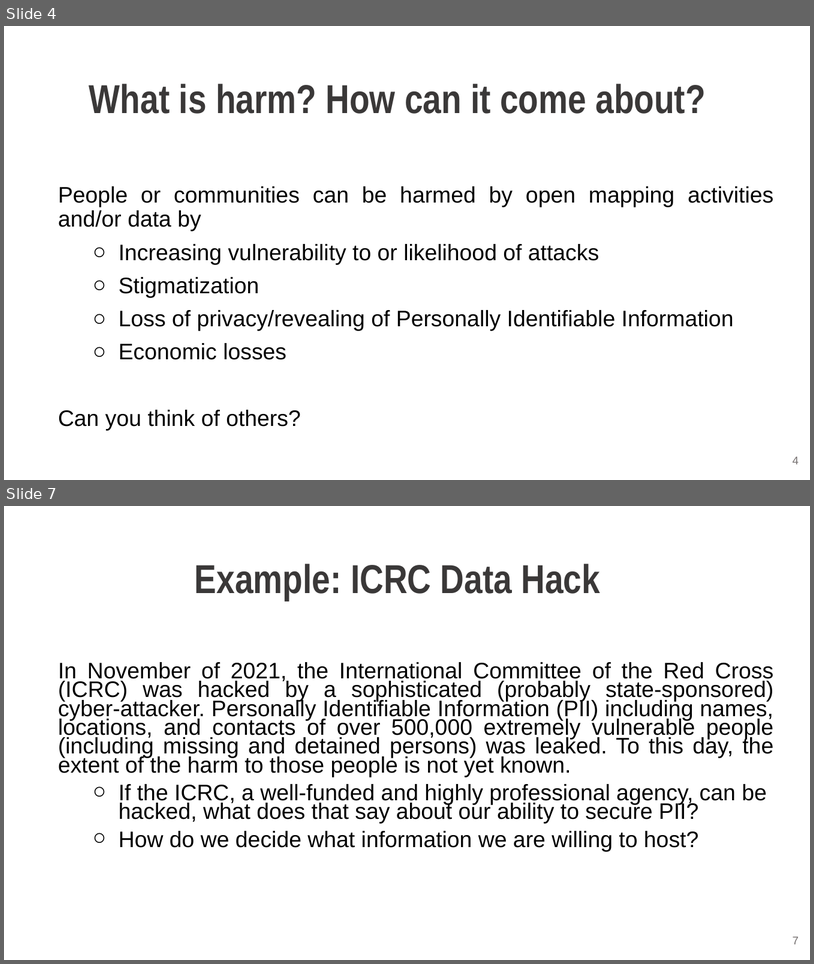
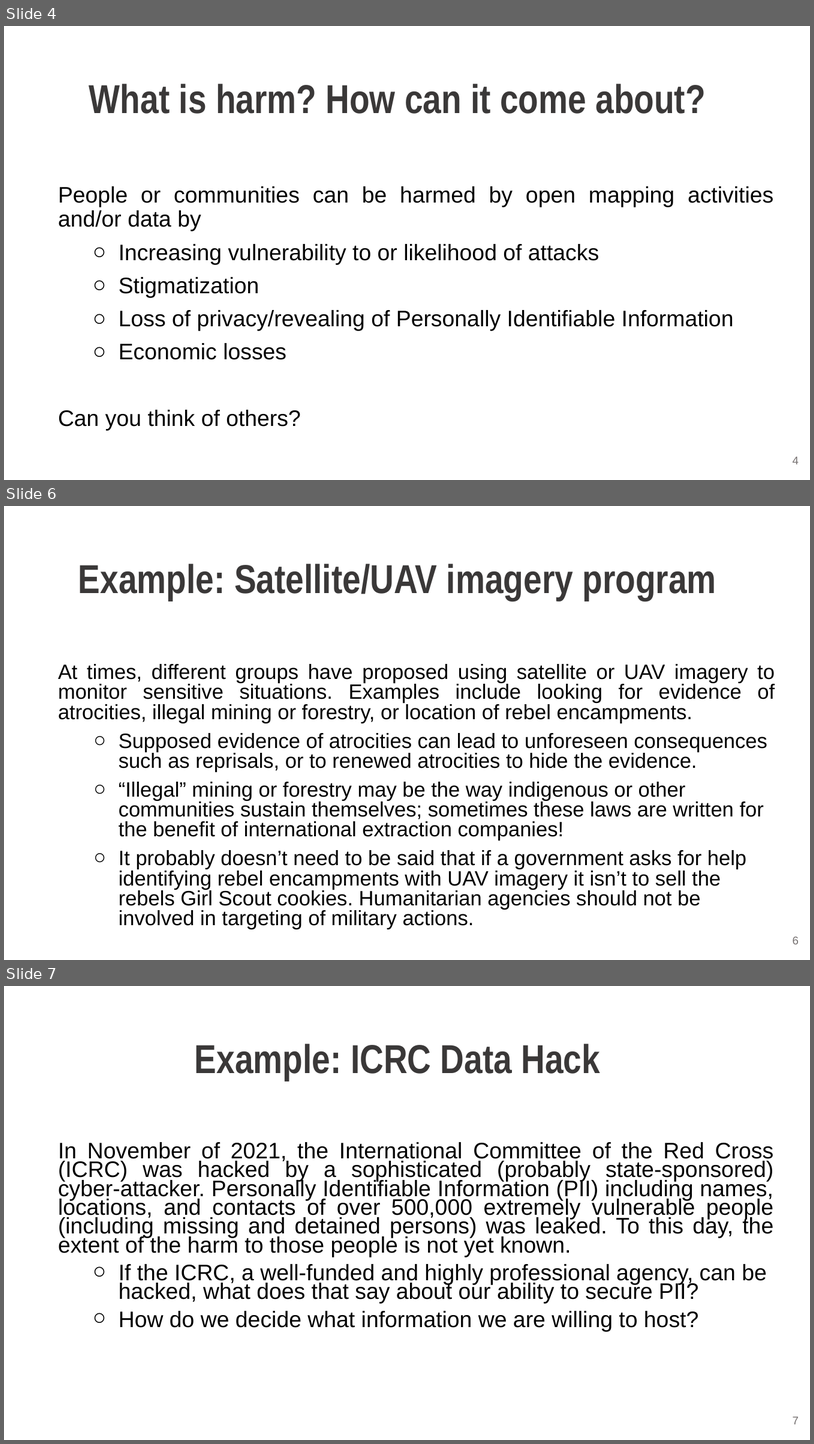
Before and after one commit to hotosm/data_protection_project, a slide deck: Learning_and_training/HOT Ethical Data and Protection Workshop.pptx. Shown one above the other, each under a label of ours: slides 4 and 7 before the commit, slides 4, 6 and 7 after it; the slides between them are not shown. The pictures are 814x964 and 814x1444 pixels, drawn with LibreOffice and Linux fonts; fonts in the diff are those of the drawing; background and template pictures are left out. Boxes give left, top, right and bottom in pixels: in the first picture for what was removed or moved away, otherwise in the second. Text is boxed around its words. In the diff, an @@ line names an element or a change of style, - is before the commit and + after.

```diff
--- a/Learning_and_training/HOT Ethical Data and Protection Workshop.pptx
+++ b/Learning_and_training/HOT Ethical Data and Protection Workshop.pptx
@@ slide 6 added at (4, 506, 810, 960), background picture (left out) @@
@@ text added at (78, 564, 716, 601), 36 pt, text #3A3838, bold @@
+Example: Satellite/UAV imagery program
@@ text added at (58, 664, 775, 929), 18.5 pt, text #000000 @@
+At times, different groups have proposed using satellite or UAV imagery to monitor sensitive situations. Examples include looking for evidence of atrocities, illegal mining or forestry, or location of rebel encampments.
+  ○ Supposed evidence of atrocities can lead to unforeseen consequences such as reprisals, or to renewed atrocities to hide the evidence.
+  ○ “Illegal” mining or forestry may be the way indigenous or other communities sustain themselves; sometimes these laws are written for the benefit of international extraction companies!
+  ○ It probably doesn’t need to be said that if a government asks for help identifying rebel encampments with UAV imagery it isn’t to sell the rebels Girl Scout cookies. Humanitarian agencies should not be involved in targeting of military actions.
@@ page number added at (793, 936, 799, 944), 10 pt, text #757070 @@
+6
```
Also in this commit, not shown: 6 slides changed, 4 other slides added, 2 slides removed, 8 other files.
